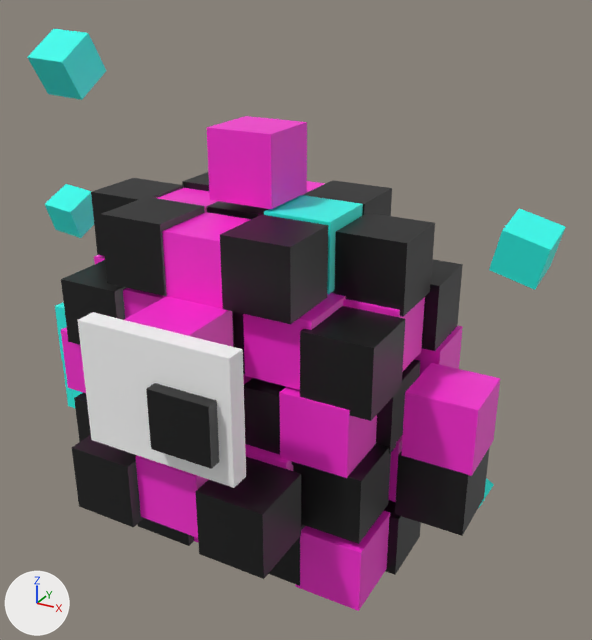
Before and after pictures for a commit that changed the FBX model Assets/Exports/Goobers/G24_Glitch.fbx.
Both versions are drawn from a camera (50 mm lens) standing at (105.61, -3.43, 3.27) and looking at (103.69, 0.05, 1.53). The lights are fixed; the arrows at lower left show +X, +Y and +Z. The first picture is the older version. Where no turn or scale is listed for an object, it has been applied to the vertices.

Names of what the first picture shows: 'G24_Glitch__Eye', 'G24_Glitch__Pupil', 'G24_Glitch__VoxA', 'G24_Glitch__VoxB', 'G24_Glitch__VoxC'.
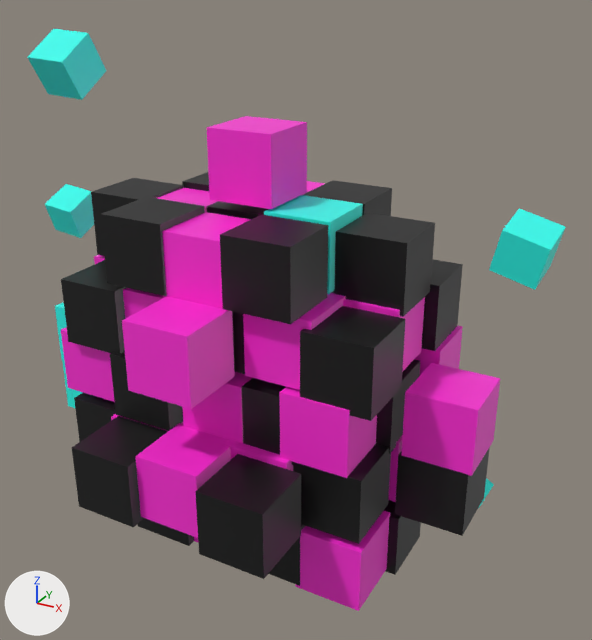
The change, as a diff of the scene's bpy script:
```diff
--- a/Assets/Exports/Goobers/G24_Glitch.fbx.py
+++ b/Assets/Exports/Goobers/G24_Glitch.fbx.py
@@ ob_g24_glitch__pupil @@
-ob_g24_glitch__pupil = bpy.data.objects.new('G24_Glitch__Pupil', me_g24_glitch__pupil)
-ob_g24_glitch__pupil.location = (103.5, 0.0, 0.0)
@@ ob_g24_glitch__eye @@
-ob_g24_glitch__eye = bpy.data.objects.new('G24_Glitch__Eye', me_g24_glitch__eye)
-ob_g24_glitch__eye.location = (103.5, 0.0, 0.0)
```

Pixel boxes [x1, y1, x2, y2] of what changed, in the pictures (592 x 640 px):
'G24_Glitch__Eye', deleted
    before: [78, 312, 246, 488]
'G24_Glitch__Pupil', deleted (black)
    before: [146, 383, 219, 469]
